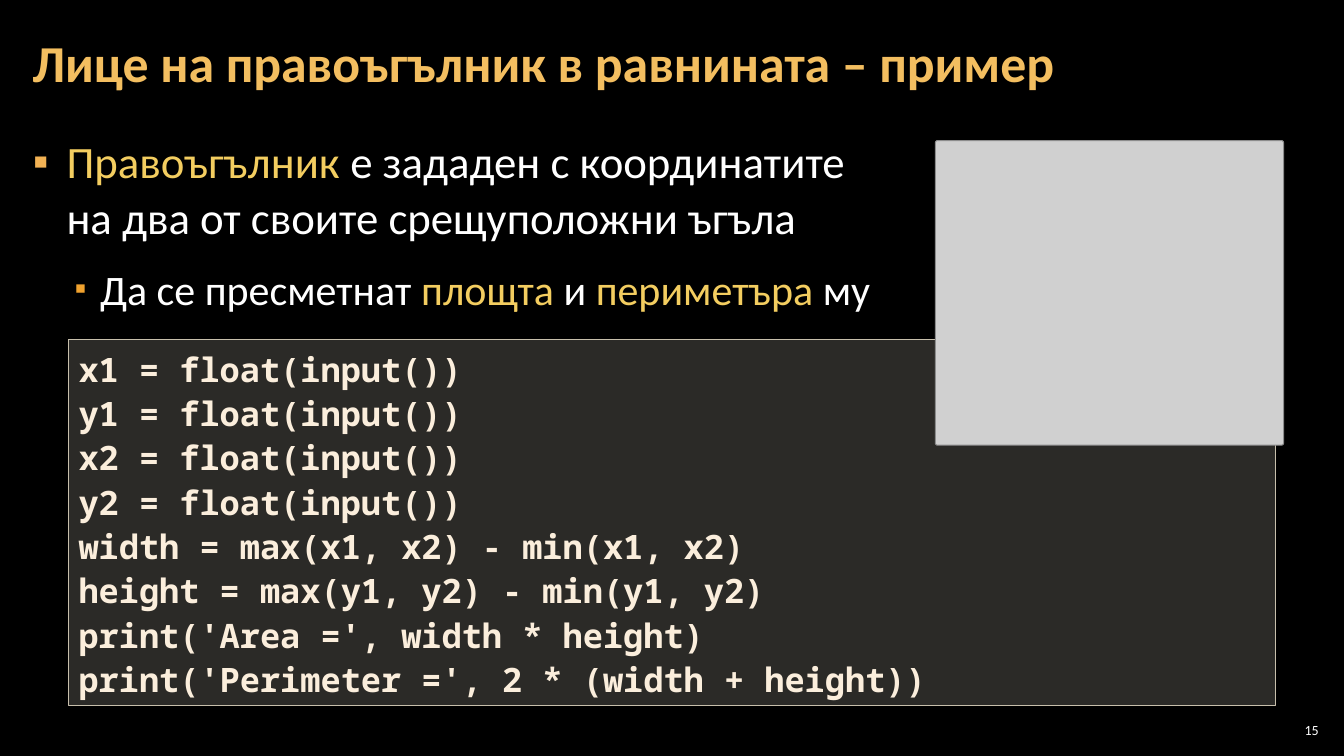
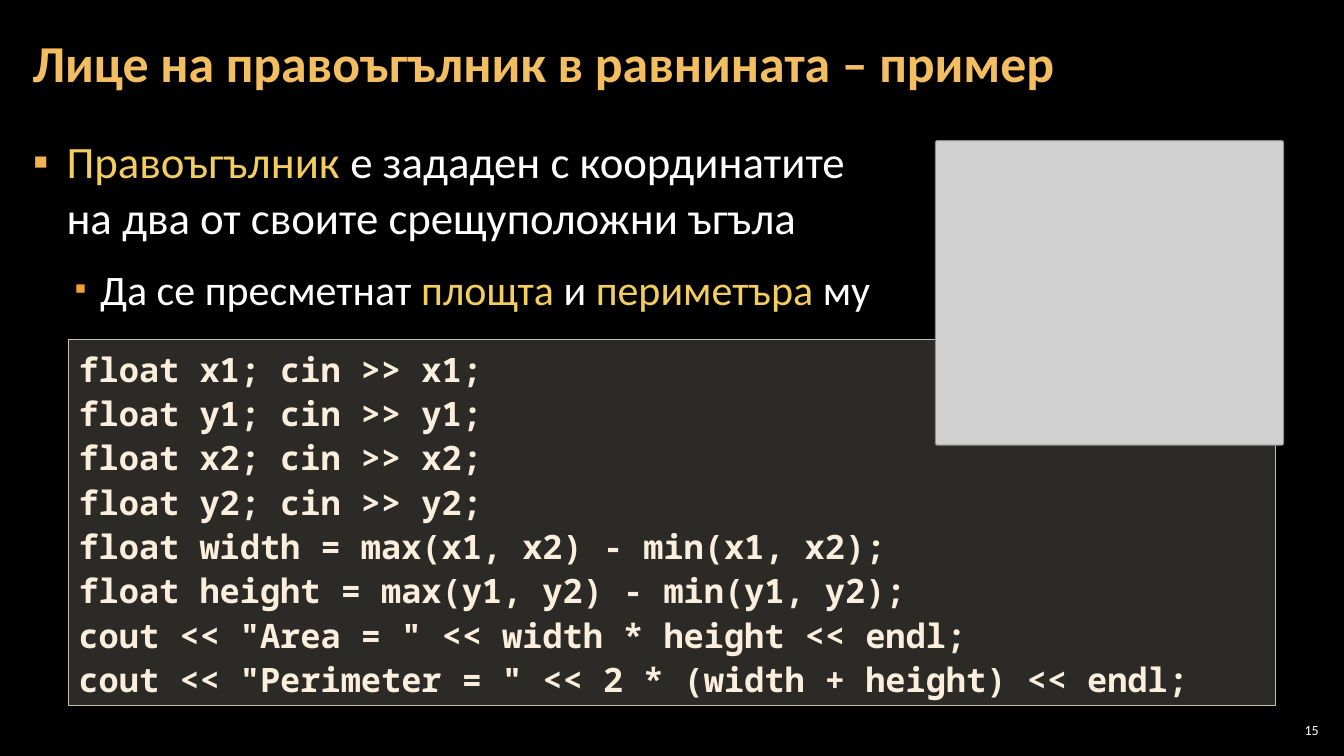
Before and after one commit to Software-University/C-plus-plus, a slide deck: slide 15 of 2. Simple-Calculations/2. Simple-Calculations.pptx. Drawn at 1344x756 pixels with LibreOffice and Linux fonts; fonts in the diff are those of the drawing; grey boxes stand for pictures; background and template pictures are left out. Boxes give left, top, right and bottom in pixels: in the first picture for what was removed or moved away, otherwise in the second. Text is boxed around its words. In the diff, an @@ line names an element or a change of style, - is before the commit and + after.

```diff
--- a/2. Simple-Calculations/2. Simple-Calculations.pptx
+++ b/2. Simple-Calculations/2. Simple-Calculations.pptx
@@ text in rectangle at <box>79,356,1188,701</box>: text changed @@
-x1 = float(input())
-y1 = float(input())
-x2 = float(input())
-y2 = float(input())
-width = max(x1, x2) - min(x1, x2)
-height = max(y1, y2) - min(y1, y2)
-print('Area =', width * height)
-print('Perimeter =', 2 * (width + height))
+float x1; cin >> x1;
+float y1; cin >> y1;
+float x2; cin >> x2;
+float y2; cin >> y2;
+float width = max(x1, x2) - min(x1, x2);
+float height = max(y1, y2) - min(y1, y2);
+cout << "Area = " << width * height << endl;
+cout << "Perimeter = " << 2 * (width + height) << endl;
```
Also in this commit, not shown: 10 other slides changed, 5 other files.
